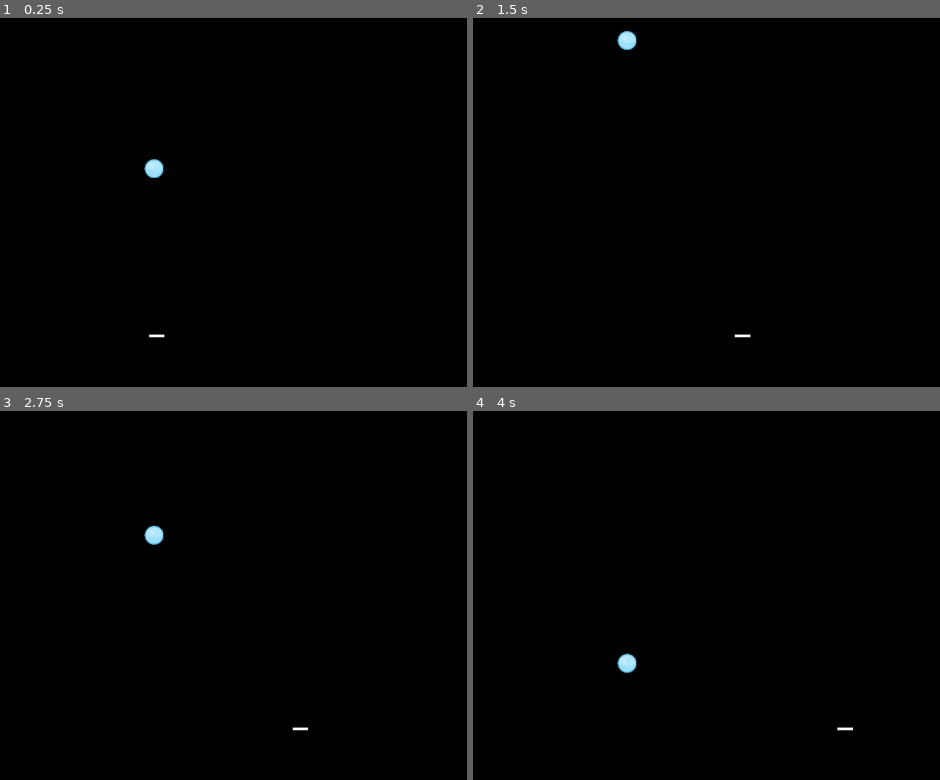
Above: before the commit, frames 1-4 (two rows, left to right).
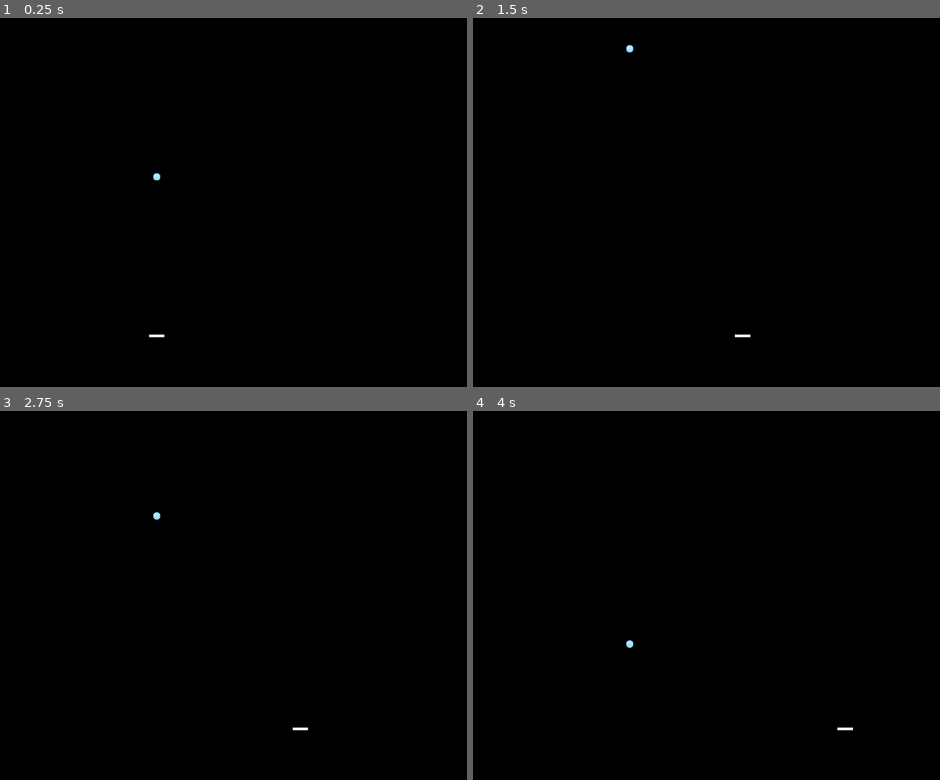
Above: after the commit, the same moments.

Repository: loyab1/20GameChallenge
Game: Godot game, scene res://Scenes/main_scene.tscn
The game is run twice, just before and just after one commit, with the same random seed, the same clock (stepped at 60 frames per second) and the same inputs.
Inputs:
- Up to frame 1 (0.25 s): no input
- Up to frame 2 (1.5 s): hold D (move_right) 0.53-1.28 s; hold A (move_left) from 1.28 s (still down)
- Up to frame 3 (2.75 s): release A (move_left) at 2.03 s; hold D (move_right) from 2.03 s (still down)
- Up to frame 4 (4 s): release D (move_right) at 3.53 s; hold A (move_left) from 3.53 s (still down)

The runs differ from the first frame. In frame 1, 0.2% of the frame differs, in the area x 30-35%, y 38-44%; in frame 2, 0.2%; in frame 3, 0.2%; in frame 4, 0.2%, in the area x 30-35%, y 62-72%.

Commit message:
[Breakout] Updated Ball Script and Scene along with Readme Current goal

Diff:
--- a/Game 2 Breakout/Scenes/Ball.tscn
+++ b/Game 2 Breakout/Scenes/Ball.tscn
@@ -4,13 +4,13 @@
 [ext_resource type="Script" uid="uid://b847lqwo3bpsf" path="res://Scripts/ballmovement.gd" id="1_eb1ap"]
 
 [sub_resource type="CircleShape2D" id="CircleShape2D_eb1ap"]
-radius = 19.0
+radius = 8.0
 
 [node name="Node2D" type="CharacterBody2D" unique_id=2079311117]
 script = ExtResource("1_eb1ap")
 
 [node name="Sprite2D" type="Sprite2D" parent="." unique_id=2025881673]
-scale = Vector2(0.25, 0.25)
+scale = Vector2(0.1, 0.1)
 texture = ExtResource("1_7nh6h")
 
 [node name="CollisionShape2D" type="CollisionShape2D" parent="." unique_id=1538328308]
--- a/Game 2 Breakout/Scripts/ballmovement.gd
+++ b/Game 2 Breakout/Scripts/ballmovement.gd
@@ -4,8 +4,12 @@
 var speed : int = 200
 var velocity_vector : Vector2  = Vector2(0,-1)
 
+
+func _ready() -> void:
+	global_position = get_viewport_rect().size / 2
+
 func _physics_process(delta: float) -> void:
-	var collision_info = move_and_collide(velocity_vector * speed * delta)
+	var collision_info : KinematicCollision2D = move_and_collide(velocity_vector * speed * delta)
 
 	if collision_info:
 		velocity_vector = velocity_vector.bounce(collision_info.get_normal())
Not shown, changed: Game 2 Breakout/README.MD
